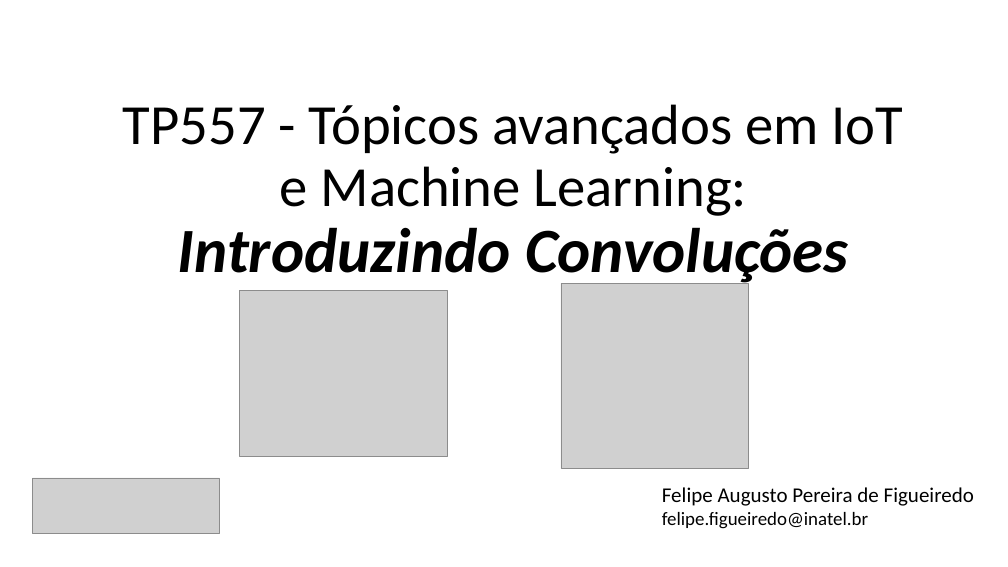
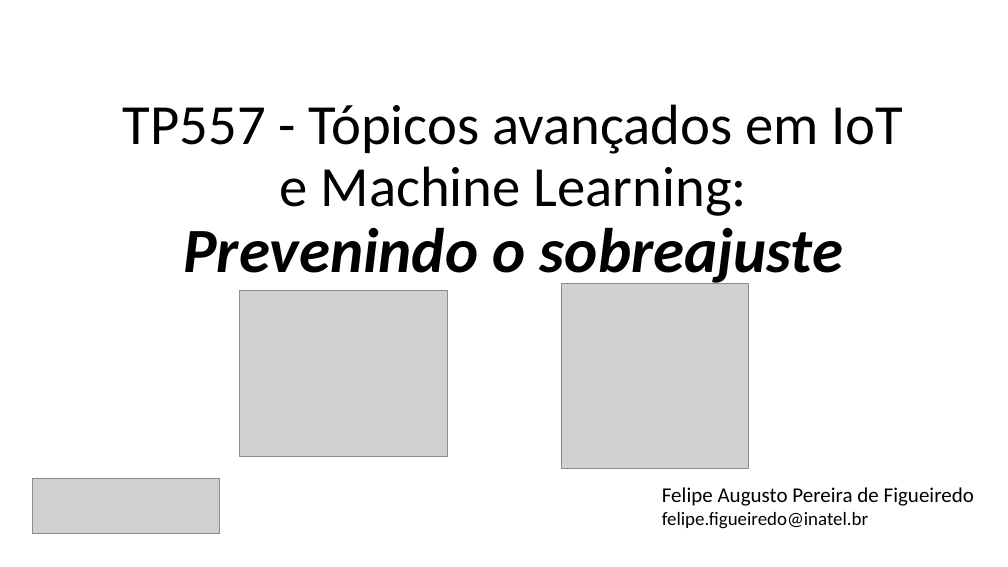
Before and after one commit to zz4fap/tp557-iot-ml, a slide deck: slide 1 of slides/TP557_13.pptx. Drawn at 1008x567 pixels with LibreOffice and Linux fonts; fonts in the diff are those of the drawing; grey boxes stand for pictures. Boxes give left, top, right and bottom in pixels: in the first picture for what was removed or moved away, otherwise in the second. Text is boxed around its words. In the diff, an @@ line names an element or a change of style, - is before the commit and + after.

Commit message:
update of slides

```diff
--- a/slides/TP557_13.pptx
+++ b/slides/TP557_13.pptx
@@ title at <box>123,104,904,288</box>: text changed @@
-TP557 - Tópicos avançados em IoT e Machine Learning:
-Introduzindo Convoluções
+TP557 - Tópicos avançados em IoT e Machine Learning:
+Prevenindo o sobreajuste
```
Also in this commit, not shown: 2 other slides changed, 9 slides added, 3 other files.
